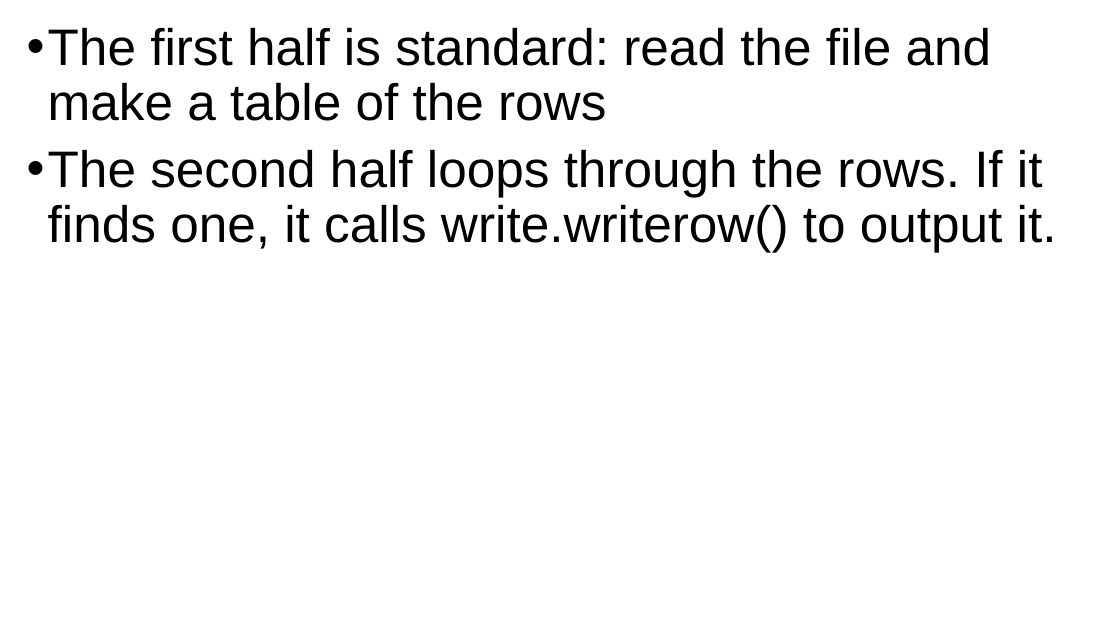
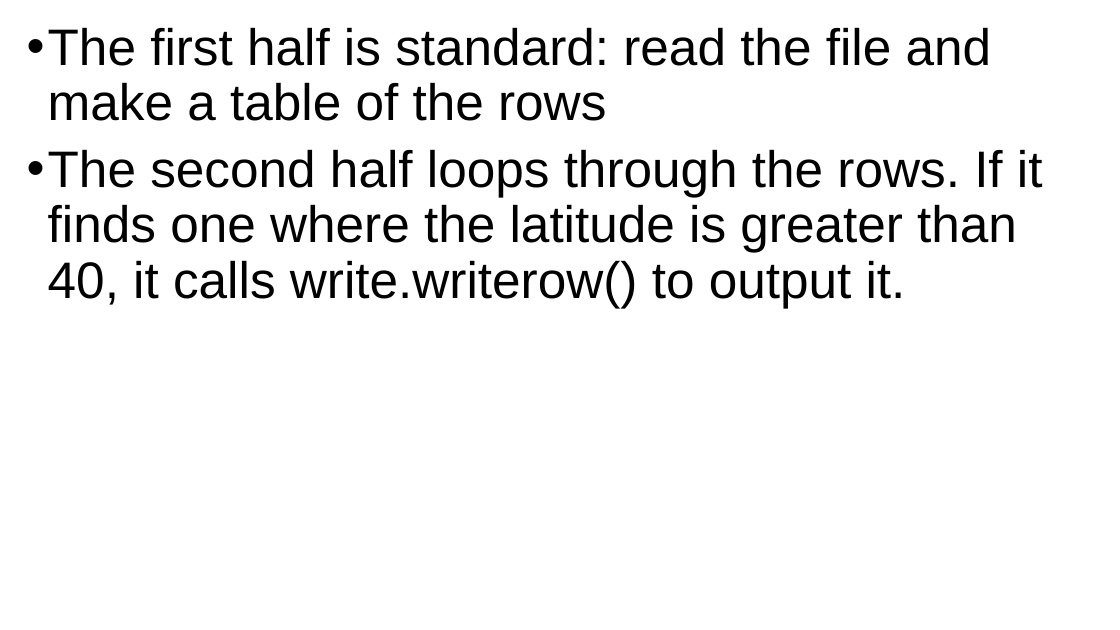
Before and after one commit to grimmelm/ctech404, a slide deck: slide 54 of ctech403/module_3/CTECH403 Module 3 - CSVs.pptx (slide 52 before the commit). Drawn at 1120x630 pixels with LibreOffice and Linux fonts; fonts in the diff are those of the drawing. Boxes give left, top, right and bottom in pixels: in the first picture for what was removed or moved away, otherwise in the second. Text is boxed around its words. In the diff, an @@ line names an element or a change of style, - is before the commit and + after.

```diff
--- a/ctech403/module_3/CTECH403 Module 3 - CSVs.pptx
+++ b/ctech403/module_3/CTECH403 Module 3 - CSVs.pptx
@@ text at (48, 149, 1043, 308): text changed @@
-• The second half loops through the rows. If it finds one, it calls write.writerow() to output it.
+• The second half loops through the rows. If it finds one where the latitude is greater than 40, it calls write.writerow() to output it.
```
Also in this commit, not shown: 7 other slides changed, 10 slides added, 8 slides removed, 9 other files.
